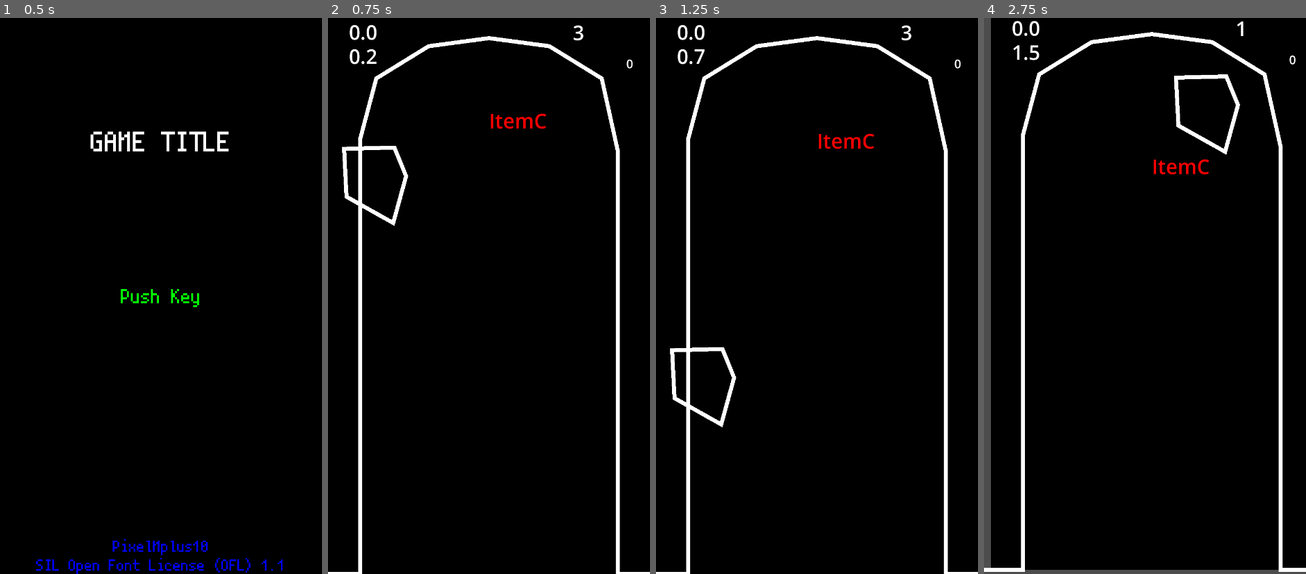
Above: before the commit, frames 1-4 (left to right).
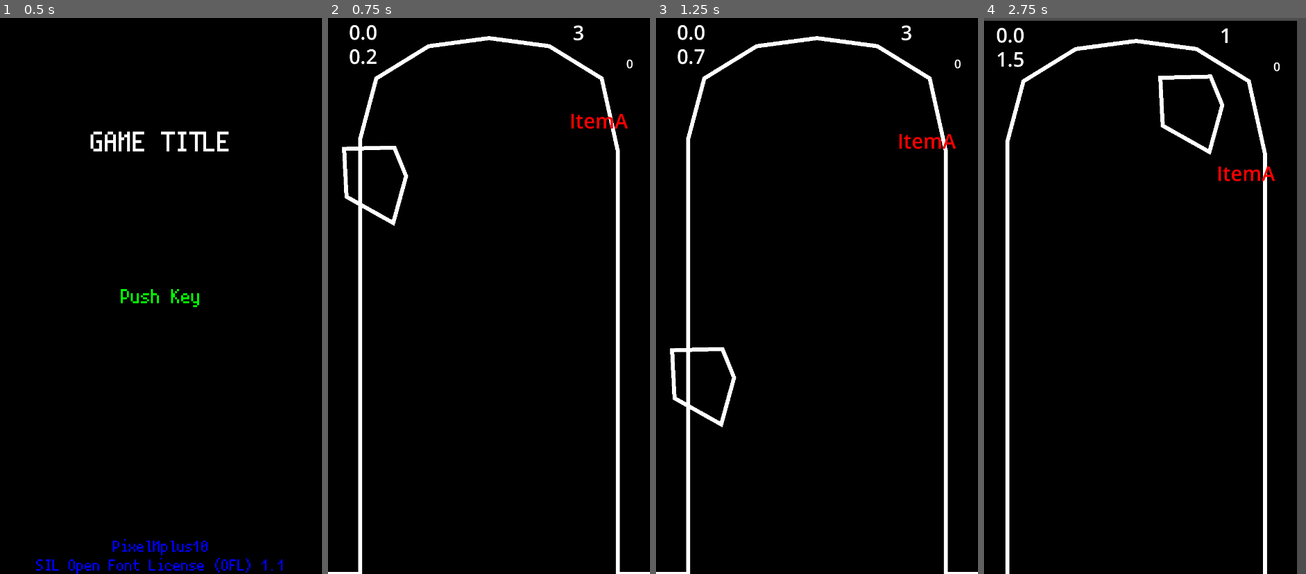
Above: after the commit, the same moments.

Repository: WOCae/L010
Game: Godot game, scene res://Scene/start_game.tscn
Two runs of this game, one before a commit and one after it. Both use one fixed random seed, a clock stepped at 60 frames per second and the inputs below.
Inputs (mouse positions are in pixels of both pictures, inside the frame that each line leads up to):
- Up to frame 1 (0.5 s): no input
- Up to frame 2 (0.75 s): tap Enter (ui_accept) at 0.5 s; move the mouse to (472, 407) at 0.52 s; hold Up (move_up) from 0.53 s (still down); click (472, 407) at 0.67 s
- Up to frame 3 (1.25 s): keep holding Up (move_up); tap Enter (ui_accept) at 0.77 s
- Up to frame 4 (2.75 s): move the mouse to (1045, 218) at 1.27 s; click (1045, 218) at 1.42 s; tap Enter (ui_accept) at 1.52 s; move the mouse to (1145, 218) at 2.02 s; release Up (move_up) at 2.03 s; hold Left (move_left) from 2.03 s (still down); click (1145, 218) at 2.17 s

Frame 1 is identical in both runs. In frame 2, 0.4% of the frame differs, in the area x 50-94%, y 17-20%; in frame 3, 0.4%; in frame 4, 14%, in the area x 0-100%, y 0-100%.

Commit message:
Update main.gd

Diff:
--- a/scripts/main.gd
+++ b/scripts/main.gd
@@ -79,10 +79,10 @@
 			print("出現")
 			for i in range(1):
 				var Item = Item.instantiate()
-				var item_x = randi_range(0, 10)
+				# var item_x = randi_range(0, 10)
 				#print(item_x*100)
 				Item.name = Items[randi_range(0, 2)]
-				Item.setPos( item_x*100, position.y +200,Item.name)
+				Item.setPos( Global.item_x*100, position.y +200,Item.name)
 				#Item.name = "Item" + str(i)
 				self.add_child(Item)
 
